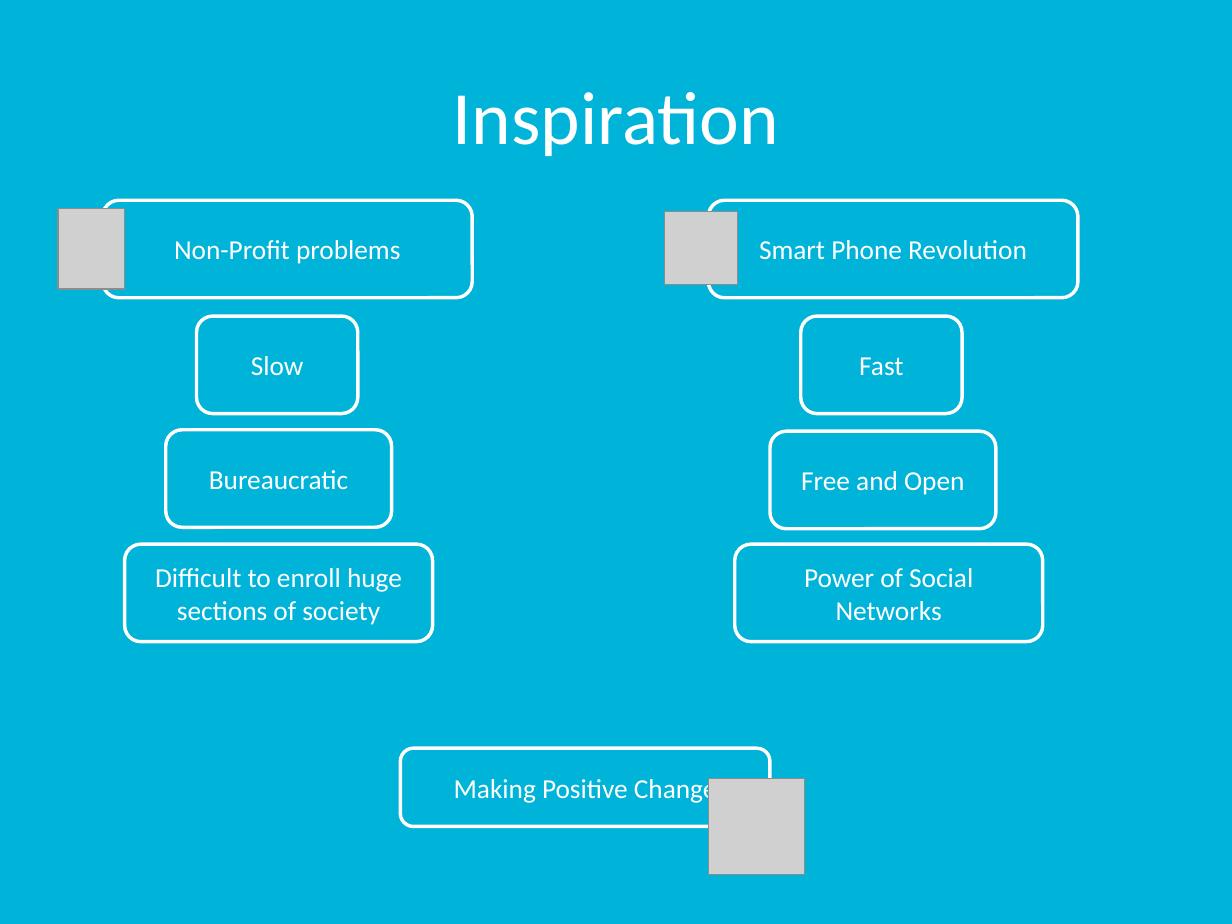
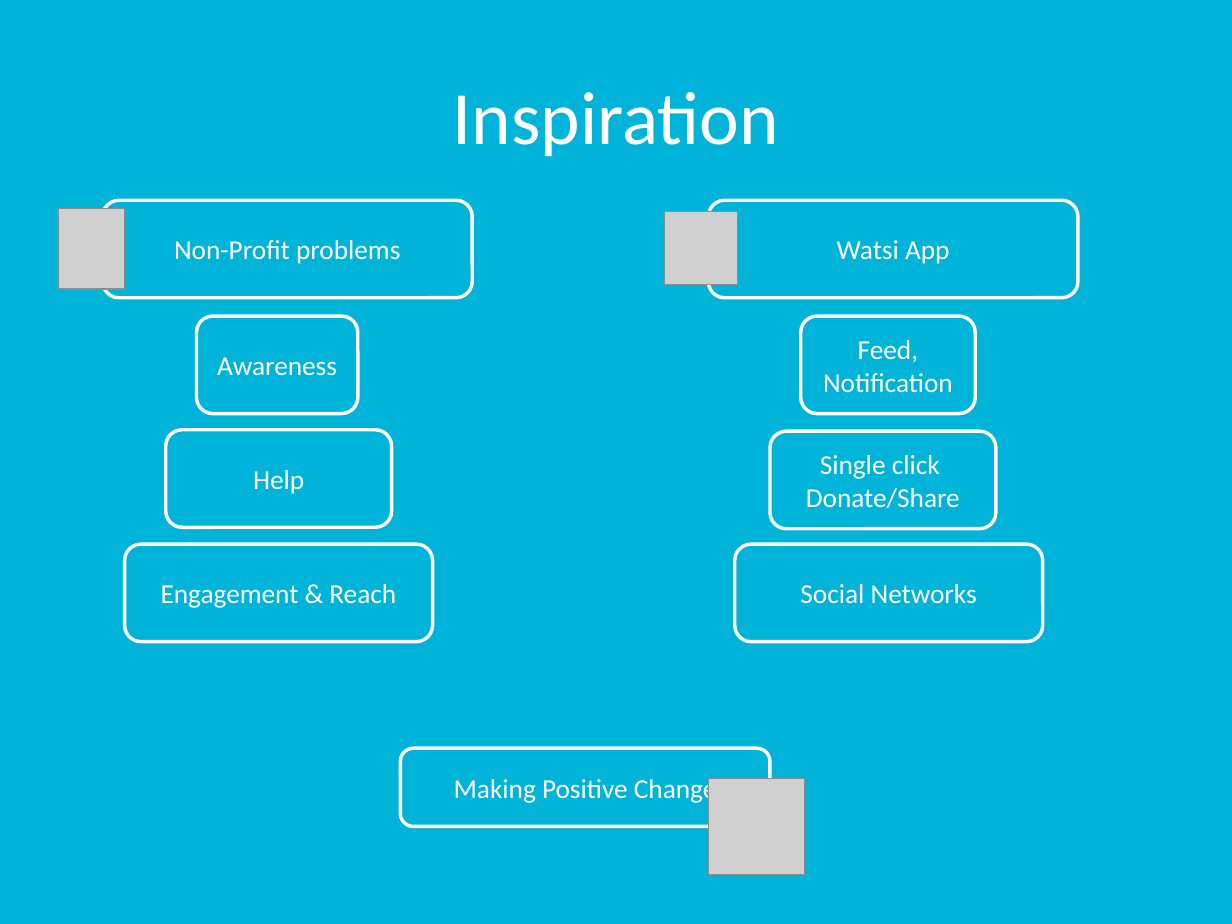
Before and after one commit to rutvijkumarshah/WatsiAndroidApp, a slide deck: slide 3 of docs/groupProject.pptx. Drawn at 1232x924 pixels with LibreOffice and Linux fonts; fonts in the diff are those of the drawing; grey boxes stand for pictures. Boxes give left, top, right and bottom in pixels: in the first picture for what was removed or moved away, otherwise in the second. Text is boxed around its words. In the diff, an @@ line names an element or a change of style, - is before the commit and + after.

```diff
--- a/docs/groupProject.pptx
+++ b/docs/groupProject.pptx
@@ text in rounded rectangle at bbox=[837, 240, 949, 264]: text changed @@
-Smart Phone Revolution
+Watsi App
@@ rounded rectangle "Feed, Notification": place and size @@
-rounded rectangle "Feed, Notification" at bbox=[801, 317, 962, 414]
+rounded rectangle "Feed, Notification" at bbox=[801, 317, 976, 414]
@@ text in rounded rectangle at bbox=[217, 357, 337, 376]: text changed @@
-Slow
+Awareness
@@ text in rounded rectangle at bbox=[823, 340, 953, 393]: text changed @@
-Fast
+Feed, Notification
@@ text in rounded rectangle at bbox=[253, 470, 304, 494]: text changed @@
-Bureaucratic
+Help
@@ text in rounded rectangle at bbox=[806, 455, 960, 508]: text changed @@
-Free and Open
+Single click
+Donate/Share
@@ text in rounded rectangle at bbox=[161, 584, 396, 608]: text changed @@
-Difficult to enroll huge sections of society
+Engagement & Reach
@@ text in rounded rectangle at bbox=[800, 584, 977, 604]: text changed @@
-Power of Social Networks
+Social Networks
```
Also in this commit, not shown: 5 other slides changed.
